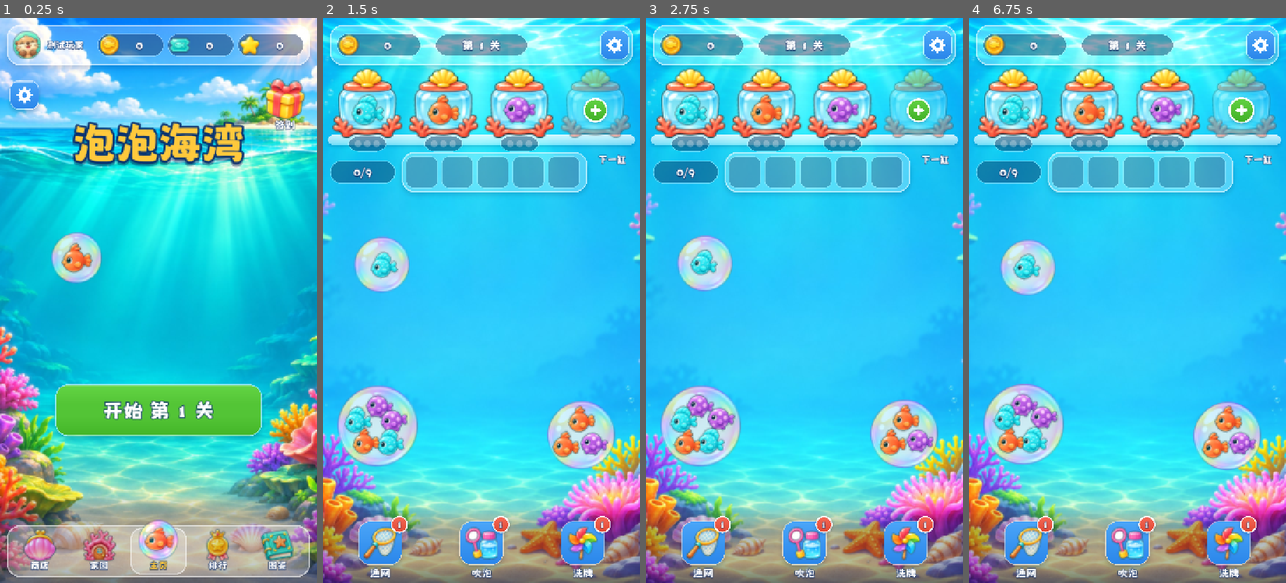
Above: before the commit, frames 1-4 (left to right).
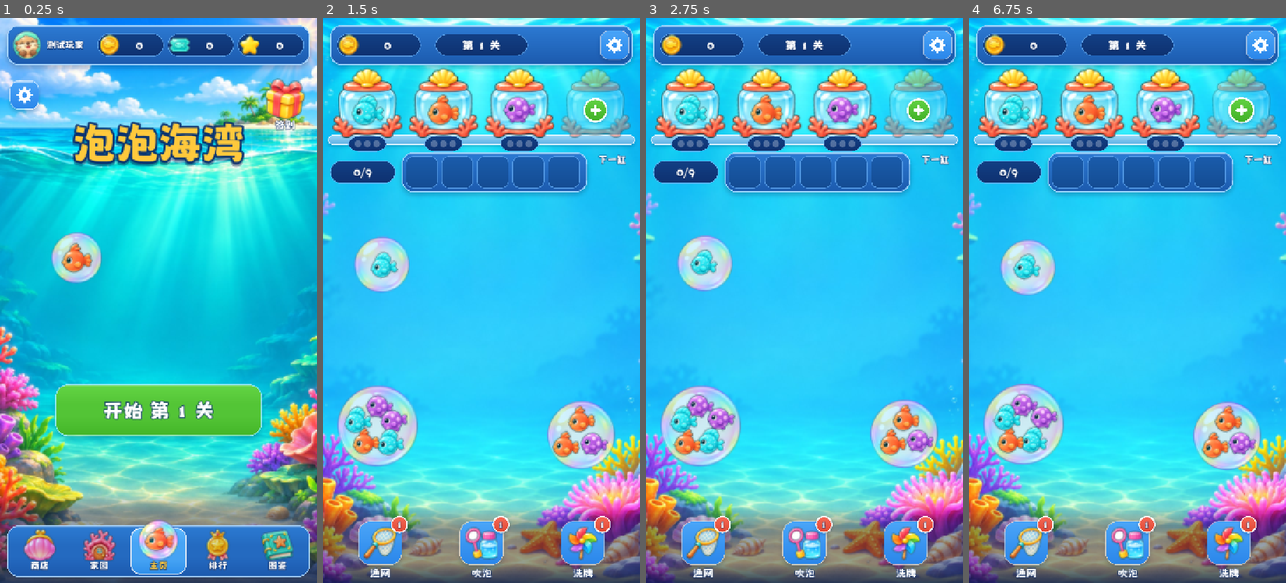
Above: after the commit, the same moments.

Repository: crazyniu/fishsort
Game: Godot game, scene res://scenes/main.tscn
Two runs of this game, one before a commit and one after it. Both use one fixed random seed, a clock stepped at 60 frames per second and the inputs below.
Inputs (mouse positions are in pixels of both pictures, inside the frame that each line leads up to):
- Up to frame 1 (0.25 s): no input
- Up to frame 2 (1.5 s): click "开始 第 1 关" at 0.5 s; click (367, 108) at 1.27 s
- Up to frame 3 (2.75 s): click (766, 108) at 2.02 s
- Up to frame 4 (6.75 s): click (1165, 108) at 2.77 s; click (1241, 108) at 3.52 s; click (1026, 543) at 4.27 s; click (1127, 543) at 5.02 s; click (1228, 543) at 5.77 s; click "看完（发奖励）" at 6.5 s

The runs differ from the first frame. In frame 1, 15% of the frame differs, in the area x 0-100%, y 1-100%; in frame 2, 18%; in frame 3, 18%; in frame 4, 18%.

Commit message:
feat(ui): 面板、胶囊、槽、卡片全部改为实心不透明；道具角标最多显示 99
Co-Authored-By: Claude Sonnet 5.5 <noreply@anthropic.com>

Diff:
--- a/src/game/game_screen.gd
+++ b/src/game/game_screen.gd
@@ -467,7 +467,7 @@
 	_coins_shown = coins
 	for tool: String in TOOLS:
 		var have: int = int(Save.data["tools"][tool])
-		(_tool_badges[tool] as Label).text = str(have) if have > 0 else "+"
+		(_tool_badges[tool] as Label).text = str(mini(have, 99)) if have > 0 else "+"
 
 
 # ---------- 输入 ----------
--- a/src/ui/home_screen.gd
+++ b/src/ui/home_screen.gd
@@ -686,7 +686,7 @@
 		var sp: Dictionary = pool[n]
 		var owned: int = int(cards.get(sp["id"], 0))
 		var cell := UiKit.piece("card")
-		cell.self_modulate = Color.WHITE if owned > 0 else Color(0.74, 0.82, 0.9, 0.85)
+		cell.self_modulate = Color.WHITE if owned > 0 else Color(0.74, 0.82, 0.9)
 		_add(
 			inner,
 			cell,
Not shown, changed: assets/kit/badge_green.png.import
Not shown, changed: assets/kit/badge_purple.png.import
Not shown, changed: assets/kit/btn_blue.png.import
Not shown, changed: assets/kit/btn_close.png.import
Not shown, changed: assets/kit/btn_gear.png.import
Not shown, changed: assets/kit/btn_green.png.import
Not shown, changed: assets/kit/btn_orange.png.import
Not shown, changed: assets/kit/btn_purple.png.import
Not shown, changed: assets/kit/btn_red.png.import
Binary file changed: assets/kit/card.png
Not shown, changed: assets/kit/card.png.import
Not shown, changed: assets/kit/card_gold.png.import
(and 20 more such lines)
